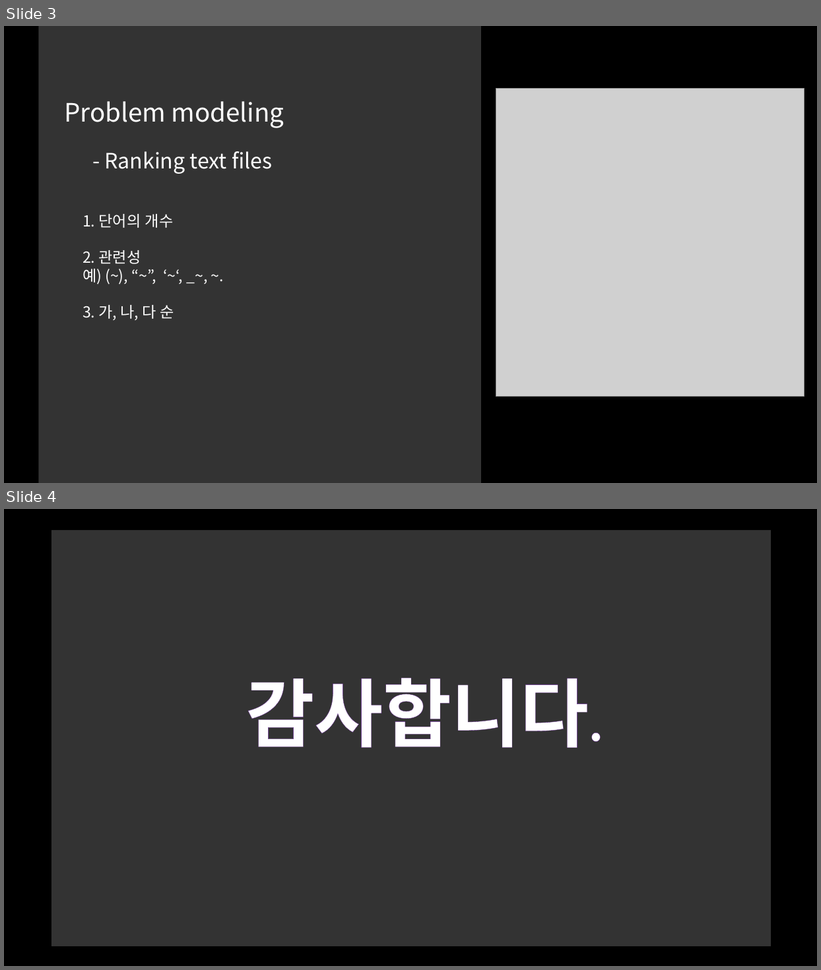
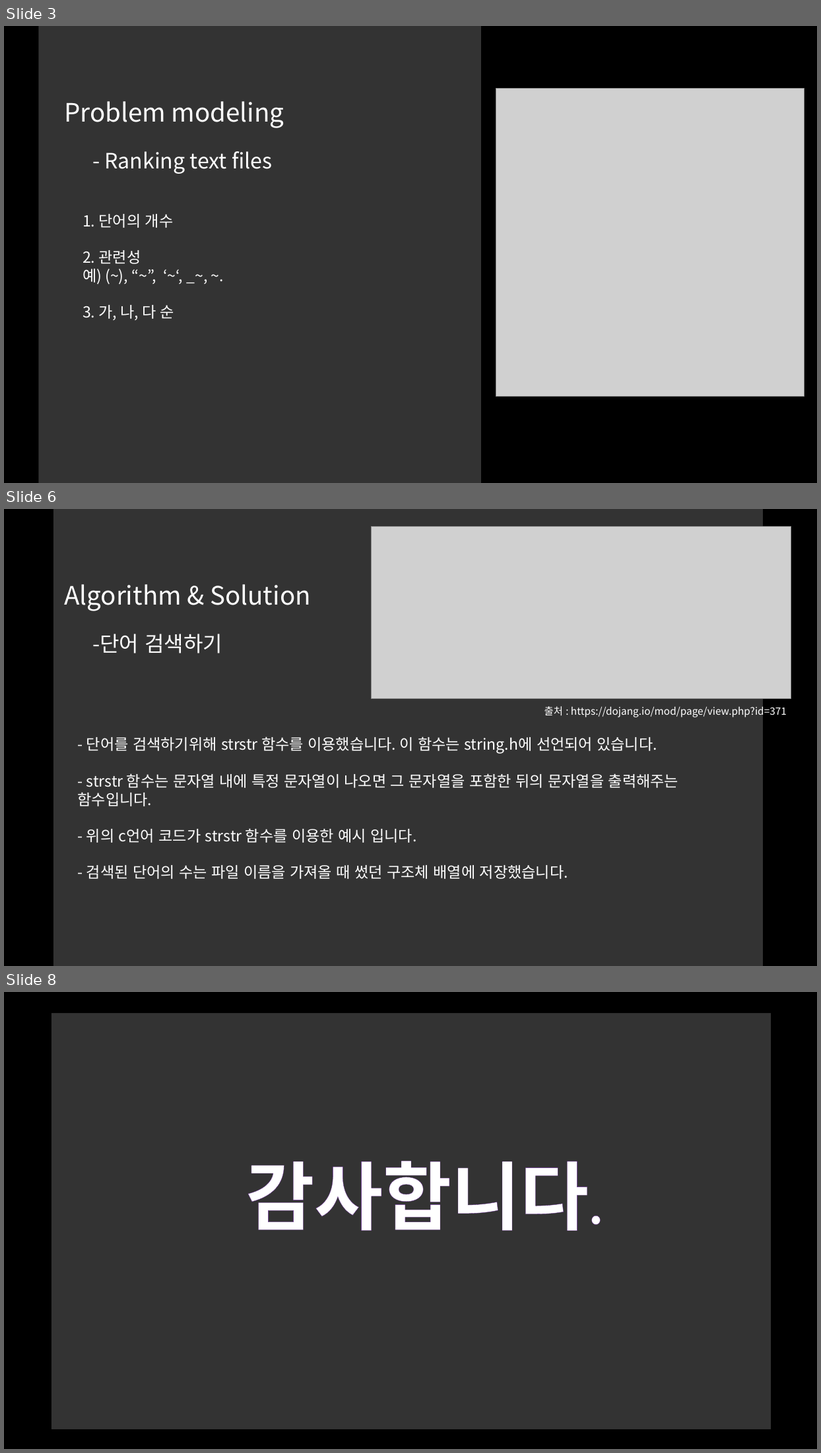
Before and after one commit to kimlohen/sw-2-project, a slide deck: 프밍 프로젝트.pptm. Shown one above the other, each under a label of ours: slides 3 and 4 before the commit, slides 3, 6 and 8 after it; the slides between them are not shown. The pictures are 821x970 and 821x1453 pixels, drawn with LibreOffice and Linux fonts; fonts in the diff are those of the drawing; grey boxes stand for pictures. Boxes give left, top, right and bottom in pixels: in the first picture for what was removed or moved away, otherwise in the second. Text is boxed around its words. In the diff, an @@ line names an element or a change of style, - is before the commit and + after.

Commit message:
alpha 버전 ppt포함!

```diff
--- a/프밍 프로젝트.pptm
+++ b/프밍 프로젝트.pptm
@@ slide 6 added at <box>4,509,817,966</box>, background #000000 @@
@@ rectangle added at <box>54,509,763,966</box>, fill #FFFFFF at 20% opacity @@
@@ picture added at <box>371,527,791,698</box> @@
@@ text added at <box>64,584,310,611</box>, 30 pt, text #FFFFFF @@
+Algorithm & Solution
@@ text added at <box>92,634,222,654</box>, 25 pt, text #FFFFFF @@
+-단어 검색하기
@@ text added at <box>545,704,787,718</box>, 12 pt, text #FFFFFF @@
+출처 : https://dojang.io/mod/page/view.php?id=371
@@ text added at <box>78,737,679,879</box>, 18 pt, text #FFFFFF @@
+- 단어를 검색하기위해 strstr 함수를 이용했습니다. 이 함수는 string.h에 선언되어 있습니다.
+- strstr 함수는 문자열 내에 특정 문자열이 나오면 그 문자열을 포함한 뒤의 문자열을 출력해주는 함수입니다.
+- 위의 c언어 코드가 strstr 함수를 이용한 예시 입니다.
+- 검색된 단어의 수는 파일 이름을 가져올 때 썼던 구조체 배열에 저장했습니다.
@@ what was slide 4 is now slide 8 @@
```
Also in this commit, not shown: 3 other slides added, 8 other files.
